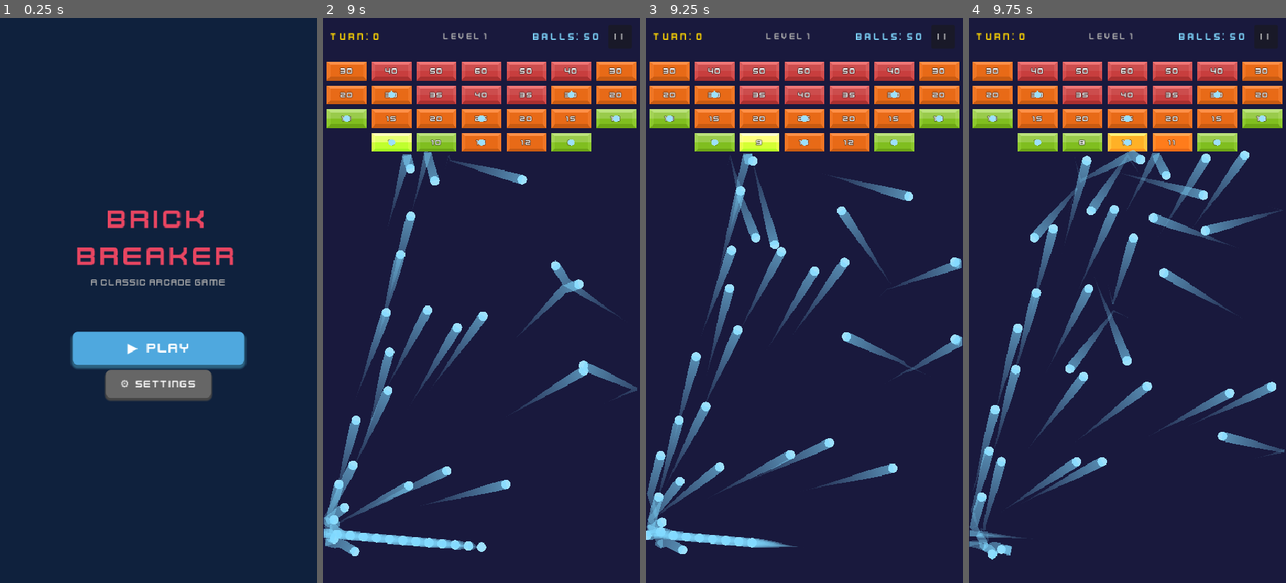
Above: before the commit, frames 1-4 (left to right).
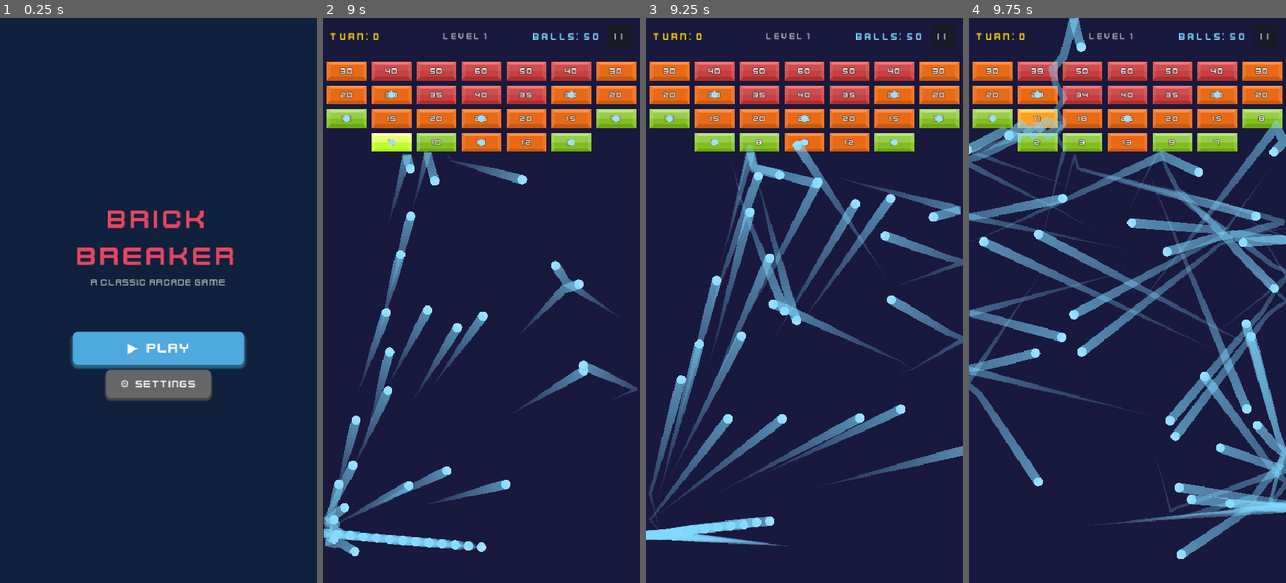
Above: after the commit, the same moments.

Repository: kenny-0114/brick-breaker
Game: Godot game, scene res://scenes/title_screen.tscn
Same seed, same stepped clock (60 frames per second), same inputs: the game is played once before the commit and once after it.
Inputs (mouse positions are in pixels of both pictures, inside the frame that each line leads up to):
- Up to frame 1 (0.25 s): no input
- Up to frame 2 (9 s): click "▶ PLAY" at 0.5 s; click (405, 232) at 1.25 s; click "| |" at 2 s; click "Resume" at 2.75 s; click "| |" at 3.5 s; click "Stage Select" at 4.25 s; click (405, 232) at 5 s; click "| |" at 5.75 s; click "Resume" at 6.5 s; move the mouse to (551, 272) at 7.27 s; click (551, 272) at 7.42 s; drag from (418, 328) to (481, 560) at 8.02 s; move the mouse to (513, 176) at 8.77 s; click (513, 176) at 8.92 s
- Up to frame 3 (9.25 s): no input
- Up to frame 4 (9.75 s): drag from (1111, 413) to (1038, 97) at 9.52 s

Frames 1-2 are identical in both runs. In frame 3, 14% of the frame differs, in the area x 0-100%, y 20-95%; in frame 4, 25%, in the area x 0-100%, y 0-96%.

Commit message:
feat: auto fast-forward (3x) when all balls are fired, resets on turn end
Co-Authored-By: Claude Opus 4.6 (1M context) <noreply@anthropic.com>

Diff:
--- a/scripts/turn_game_scene.gd
+++ b/scripts/turn_game_scene.gd
@@ -13,8 +13,10 @@
 const DESCEND_AMOUNT := 36.0
 const DESCEND_DURATION := 0.3
 const FLOOR_Y := 800.0
+const FAST_FORWARD_SPEED := 3.0
 
 var _state: State = State.AIMING
+var _is_fast_forward := false
 var _remaining_bricks := 0
 var _ball_speed := 400.0
 var _balls_collected := 0
@@ -117,8 +119,10 @@
 
 
 # Launcher가 모든 공을 발사 완료했을 때 호출된다.
+# 발사 완료 시 자동으로 빨리감기를 활성화한다.
 func _on_all_balls_fired() -> void:
 	_state = State.WAITING
+	_set_fast_forward(true)
 
 
 # 공이 바닥에 닿았을 때 호출된다.
@@ -151,6 +155,7 @@
 # 턴을 종료한다: 벽돌 하강, 게임오버/클리어 체크, 아이템 정산.
 func _end_turn() -> void:
 	_state = State.TURN_END
+	_set_fast_forward(false)
 	GameManager.advance_turn()
 
 	# 벽돌 하강
@@ -233,9 +238,17 @@
 	particles.finished.connect(particles.queue_free)
 
 
+# 빨리감기를 설정/해제한다.
+func _set_fast_forward(enabled: bool) -> void:
+	_is_fast_forward = enabled
+	Engine.time_scale = FAST_FORWARD_SPEED if enabled else 1.0
+
+
 func _on_game_over() -> void:
+	_set_fast_forward(false)
 	game_over_menu.show_game_over()
 
 
 func _on_stage_cleared() -> void:
+	_set_fast_forward(false)
 	game_over_menu.show_clear()
